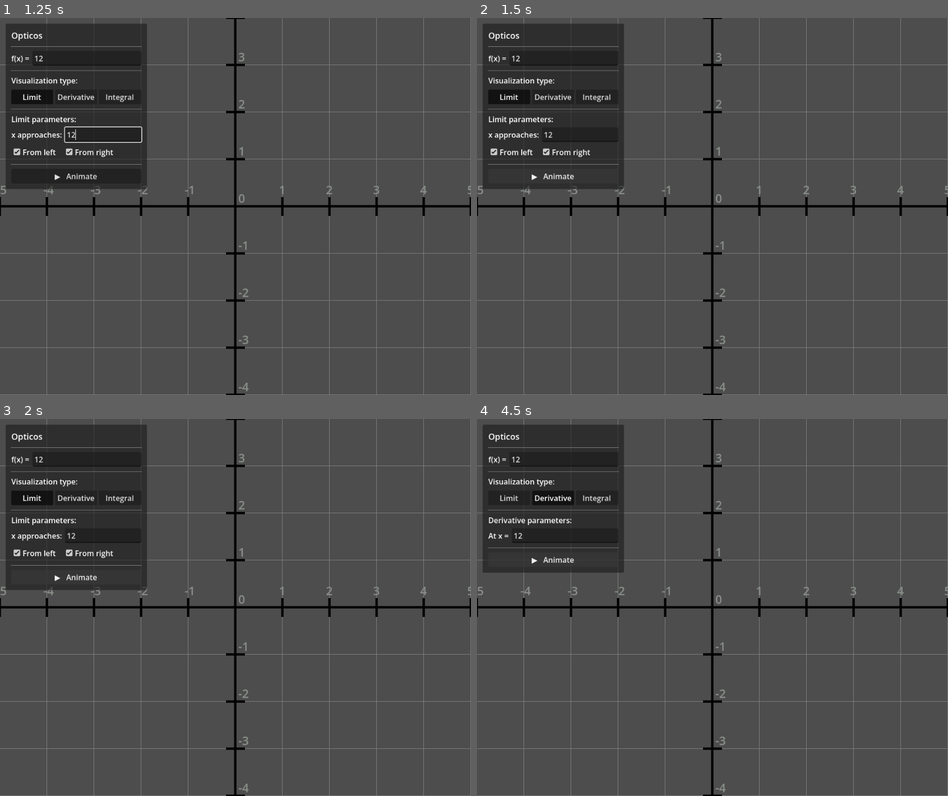
Above: before the commit, frames 1-4 (two rows, left to right).
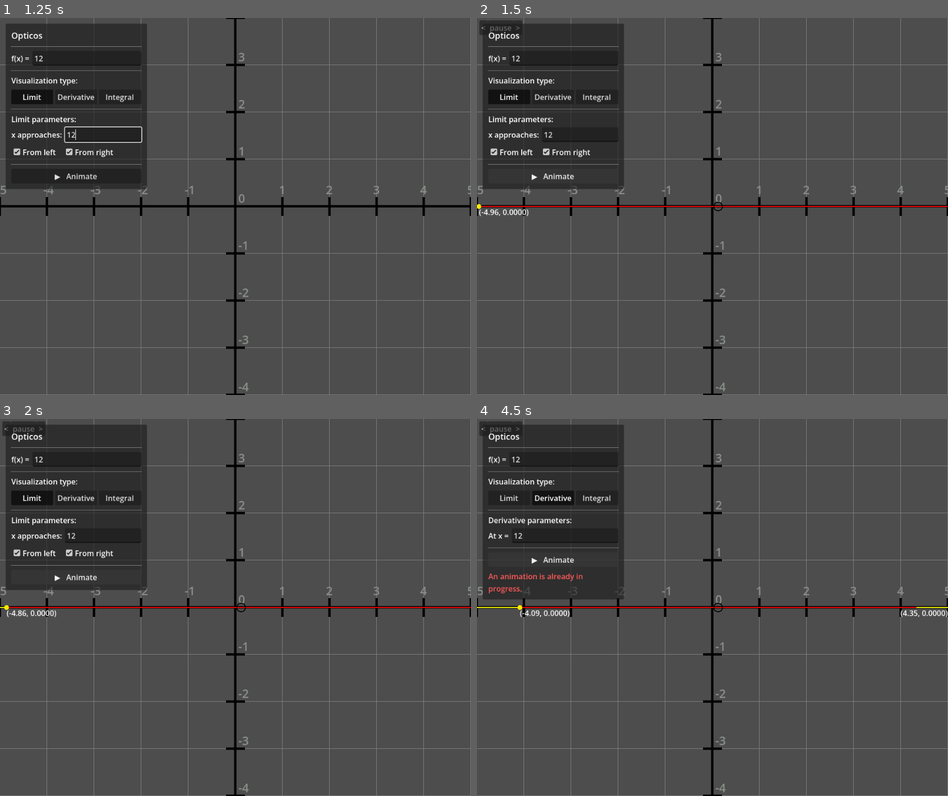
Above: after the commit, the same moments.

Repository: Drillix08/Opticos
Game: Godot game, scene res://assets/graph_environment/graph_environment.tscn
Same seed, same stepped clock (60 frames per second), same inputs: the game is played once before the commit and once after it.
Inputs (mouse positions are in pixels of both pictures, inside the frame that each line leads up to):
- Up to frame 1 (1.25 s): click (84, 59) at 0.52 s; type "12" at 0.6 s; click (103, 134) at 0.75 s; type "12" at 0.83 s
- Up to frame 2 (1.5 s): click "▶ Animate" at 1.25 s
- Up to frame 3 (2 s): no input
- Up to frame 4 (4.5 s): click "Limit" at 2 s; click "Derivative" at 2.75 s; click (566, 535) at 3.52 s; type "12" at 3.6 s; click "▶ Animate" at 4.25 s

Frame 1 is identical in both runs. In frame 2, 0.5% of the frame differs, in the area x 0-100%, y 0-53%; in frame 3, 0.5%; in frame 4, 2.7%.
Error before the commit: Invalid call. Nonexistent function 'evaluate' in base 'Nil'. (res://src/input_panel.gd:289)

Commit message:
refactor: stub out GiNaC calls

Diff:
--- a/godot/src/grid.gd
+++ b/godot/src/grid.gd
@@ -97,7 +97,9 @@
 
 	# Draw the user's function, or nothing if no expression has been entered yet.
 	if current_expr != "":
-		draw_function(func(x): return GiNaC.evaluate(current_expr, x))
+		# TODO: Call `draw_function()` with a lambda that uses MathCore to
+		# evaluate `curr_expr` at `x`
+		pass
 
 #controlls the moving of the "camera" when you click and drag
 func _input(event):
--- a/godot/src/input_panel.gd
+++ b/godot/src/input_panel.gd
@@ -283,13 +283,7 @@
 		_show_error("Please enter an expression.")
 		return
 
-	# Quick sanity-check: evaluate at x = 1.  GiNaC will crash Godot on a
-	# parse error, so we rely on the user writing valid syntax.  A future
-	# improvement would be a C++-side try/catch exposed via GDExtension.
-	var probe: float = GiNaC.evaluate(expr, 1.0)
-	if is_nan(probe) or is_inf(probe):
-		push_warning("InputPanel: f(1) is NaN/Inf — the expression may be " +
-					 "undefined at some points, but animation will proceed.")
+	# TODO: Validate `expr` using MathCore.
 
 	# ── validate type-specific fields ─────────────────────────────────────────
 	match _current_type:
@@ -395,8 +389,8 @@
 		var real_coords: Vector2 = Util.convert_to_real_coords(origin, Vector2(px, 0))
 		var real_x: float = real_coords.x / float(grid_spacing)
 
-		# Evaluate f(real_x).
-		var real_y: float = GiNaC.evaluate(expr, real_x)
+		# TODO: Evaluate f(real_x) using MathCore.
+		var real_y: float = 0.0
 
 		# Guard against NaN / Inf so we don't insert garbage into the array.
 		if is_nan(real_y) or is_inf(real_y):
